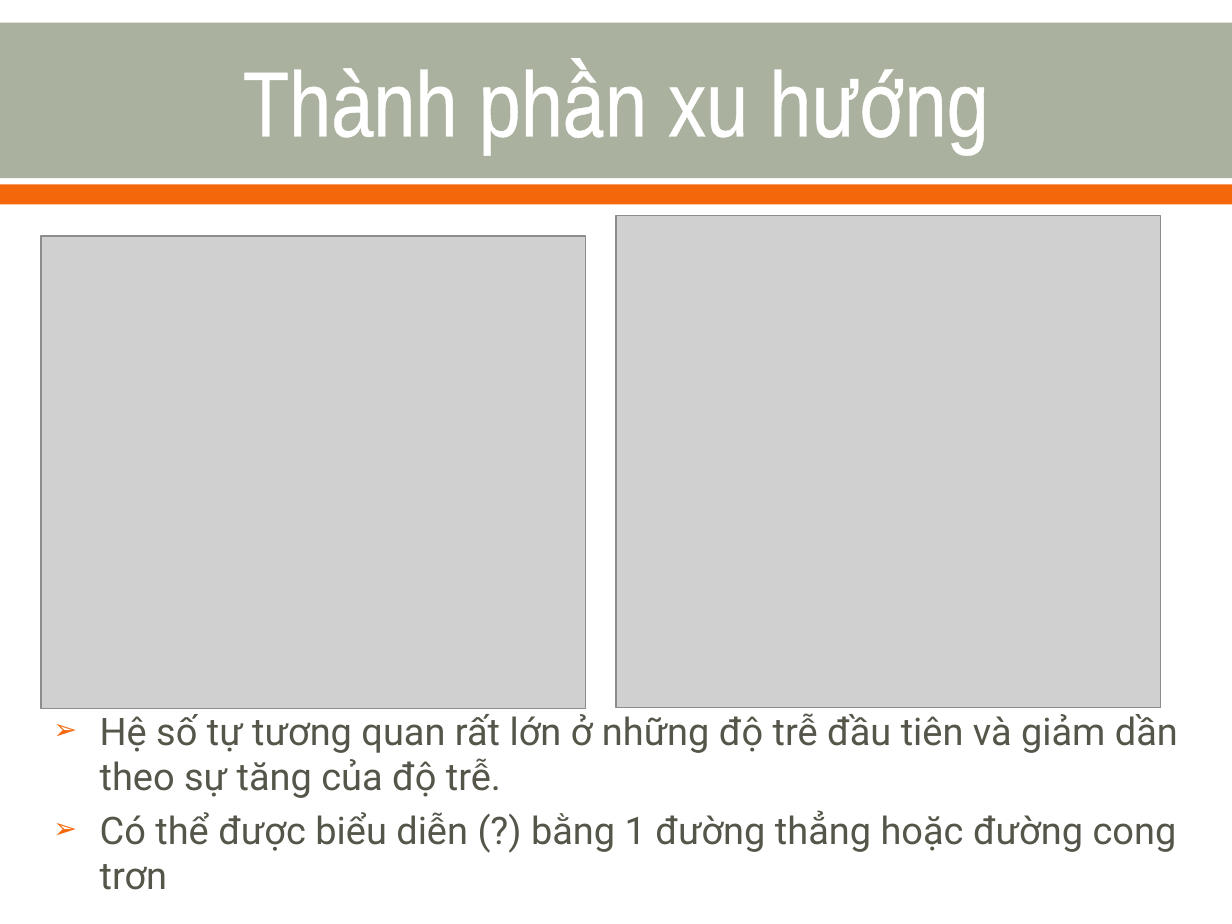
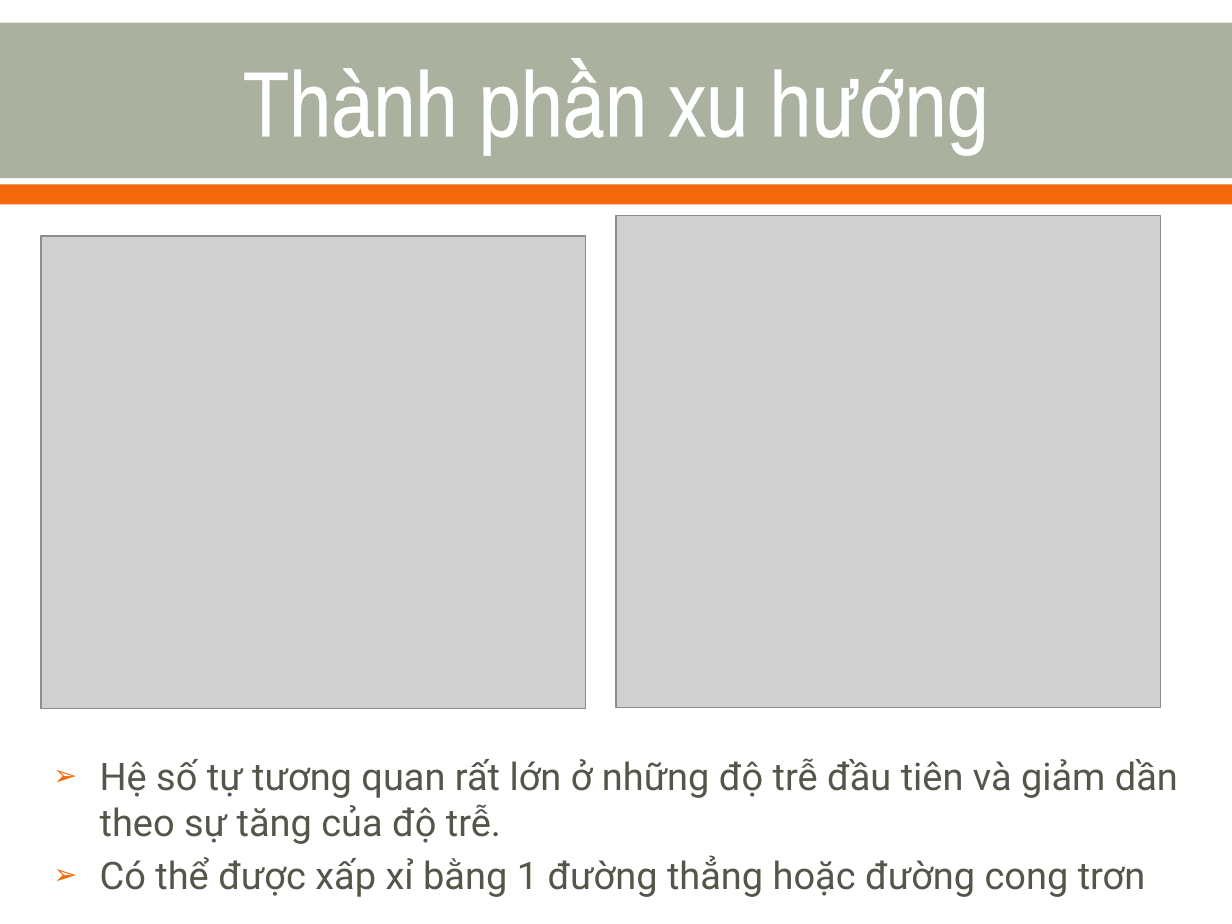
Before and after one commit to nvtthai/forecast-time-series, a slide deck: slide 8 of Report/Presentation.ppt (slide 7 before the commit). Drawn at 1232x924 pixels with LibreOffice and Linux fonts; fonts in the diff are those of the drawing; grey boxes stand for pictures. Boxes give left, top, right and bottom in pixels: in the first picture for what was removed or moved away, otherwise in the second. Text is boxed around its words. In the diff, an @@ line names an element or a change of style, - is before the commit and + after.

```diff
--- a/Report/Presentation.ppt
+++ b/Report/Presentation.ppt
@@ text at box(100, 855, 1146, 897): text changed @@
-➢ Có thể được biểu diễn (?) bằng 1 đường thẳng hoặc đường cong trơn
+➢ Có thể được xấp xỉ bằng 1 đường thẳng hoặc đường cong trơn
```
Also in this commit, not shown: 6 other slides changed, 7 slides added, 1 slide removed.
